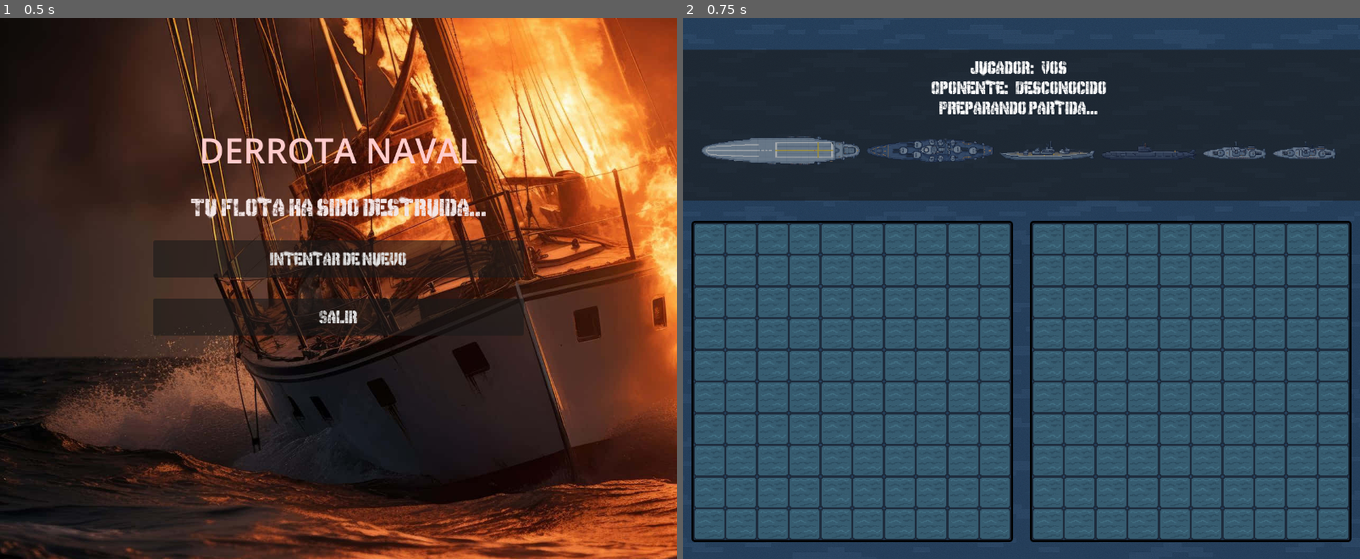
Above: before the commit, frames 1-2 (left to right).
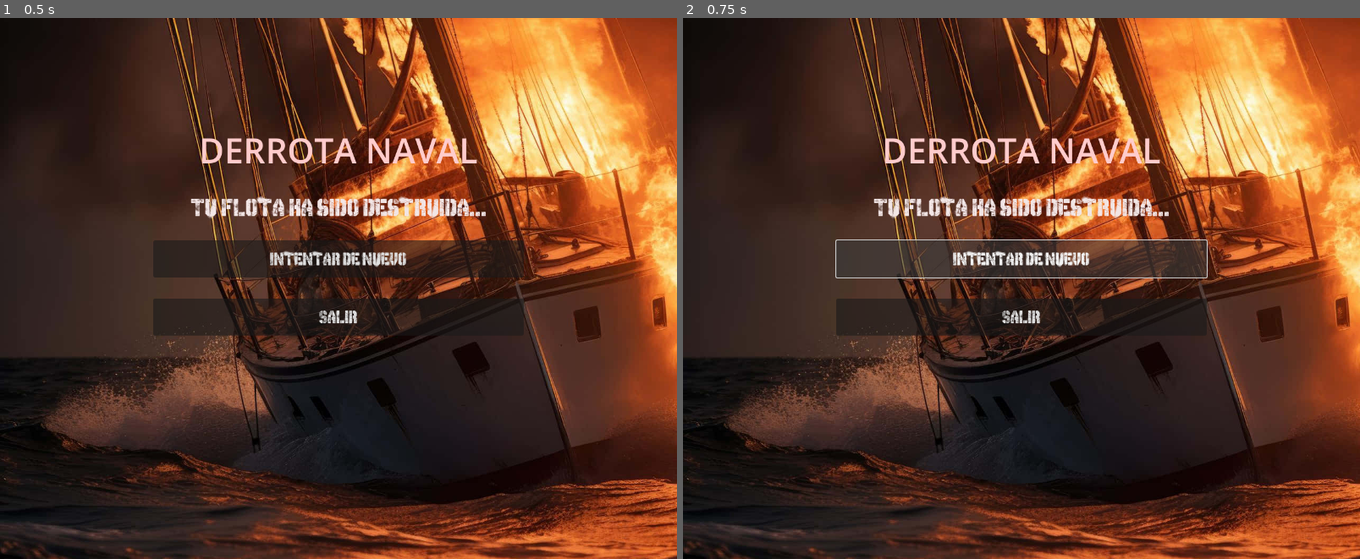
Above: after the commit, the same moments.

Repository: UNLAM-PROG-C/2025-PROGC-Q2-M2
Game: Godot game, scene res://scenes/game/lost.tscn
Two runs of this game, one before a commit and one after it. Both use one fixed random seed, a clock stepped at 60 frames per second and the inputs below. This scene is started directly instead of the project's main scene.
Inputs:
- Up to frame 1 (0.5 s): no input
- Up to frame 2 (0.75 s): click "Intentar de nuevo" at 0.5 s

Frame 1 is identical in both runs. In frame 2, 99% of the frame differs, in the area x 0-100%, y 0-100%.

Commit message:
cambio de escena al ganar/perder

Diff:
--- a/TP-Integrador/scripts/lost.gd
+++ b/TP-Integrador/scripts/lost.gd
@@ -7,8 +7,8 @@
 
 func _on_retry_pressed():
     # Reiniciar partida (cargar escena del juego)
-    get_tree().change_scene_to_file("res://scenes/game/board.tscn")
+    get_tree().change_scene_to_file("res://main.tscn")
 
 func _on_exit_pressed():
-    # Volver al menú principal
-    get_tree().change_scene_to_file("res://main.tscn")
+    # Cerrar el juego
+    get_tree().quit()
--- a/TP-Integrador/scripts/won.gd
+++ b/TP-Integrador/scripts/won.gd
@@ -7,8 +7,8 @@
 
 func _on_retry_pressed():
     # Reiniciar partida (cargar escena del juego)
-    get_tree().change_scene_to_file("res://scenes/game/board.tscn")
+    get_tree().change_scene_to_file("res://main.tscn")
 
 func _on_exit_pressed():
-    # Volver al menú principal
-    get_tree().change_scene_to_file("res://main.tscn")
+    # Cerrar el juego
+    get_tree().quit()
Not shown, changed: .gitignore
